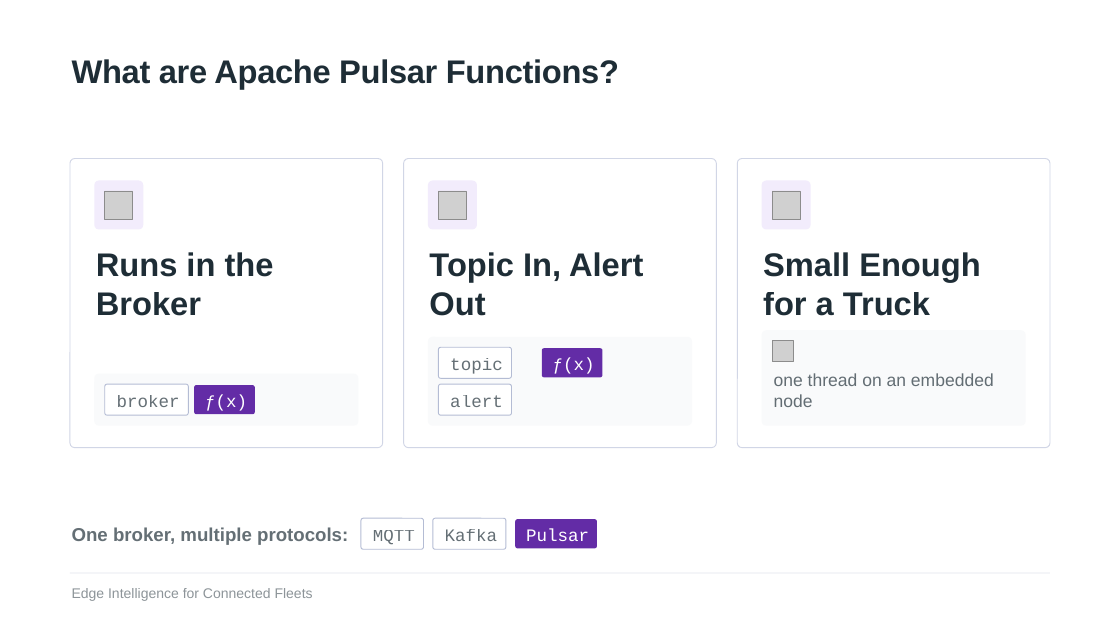
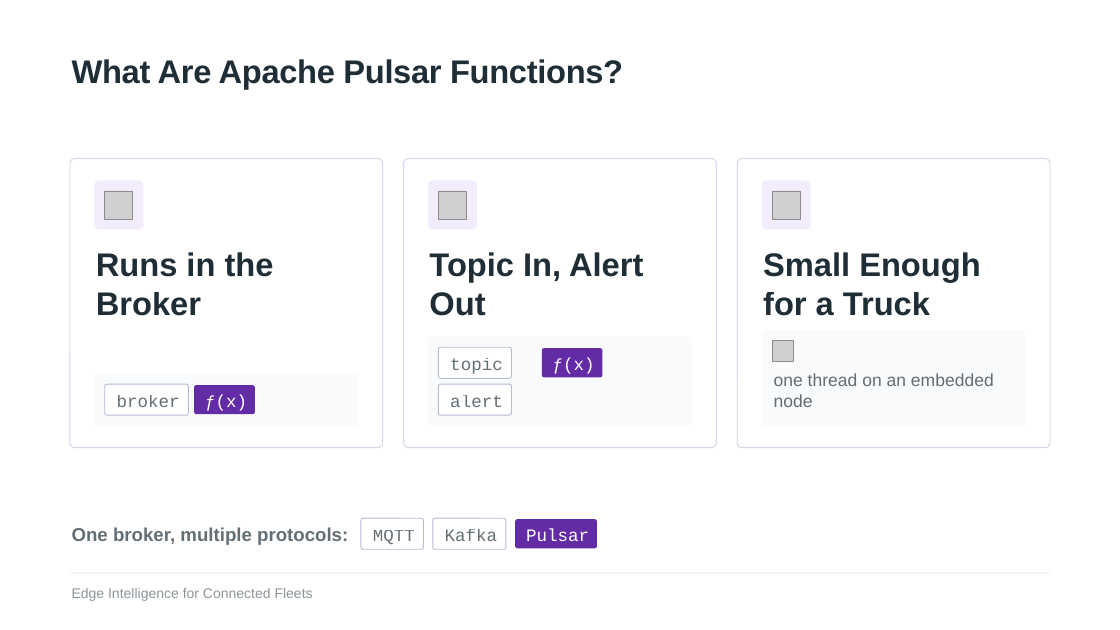
Before and after one commit to david-streamlio/fleet-trilogy, a slide deck: slide 15 of talks/talk1-edge-intelligence/slides/Edge-Intelligence-for-Connected-Fleets.pptx. Drawn at 1120x630 pixels with LibreOffice and Linux fonts; fonts in the diff are those of the drawing; grey boxes stand for pictures; background and template pictures are left out. Boxes give left, top, right and bottom in pixels: in the first picture for what was removed or moved away, otherwise in the second. Text is boxed around its words. In the diff, an @@ line names an element or a change of style, - is before the commit and + after.

```diff
--- a/talks/talk1-edge-intelligence/slides/Edge-Intelligence-for-Connected-Fleets.pptx
+++ b/talks/talk1-edge-intelligence/slides/Edge-Intelligence-for-Connected-Fleets.pptx
@@ text at (72, 59, 623, 89): text changed @@
-What are Apache Pulsar Functions?
+What Are Apache Pulsar Functions?
```
Also in this commit, not shown: 1 other slide changed, 8 other files.
